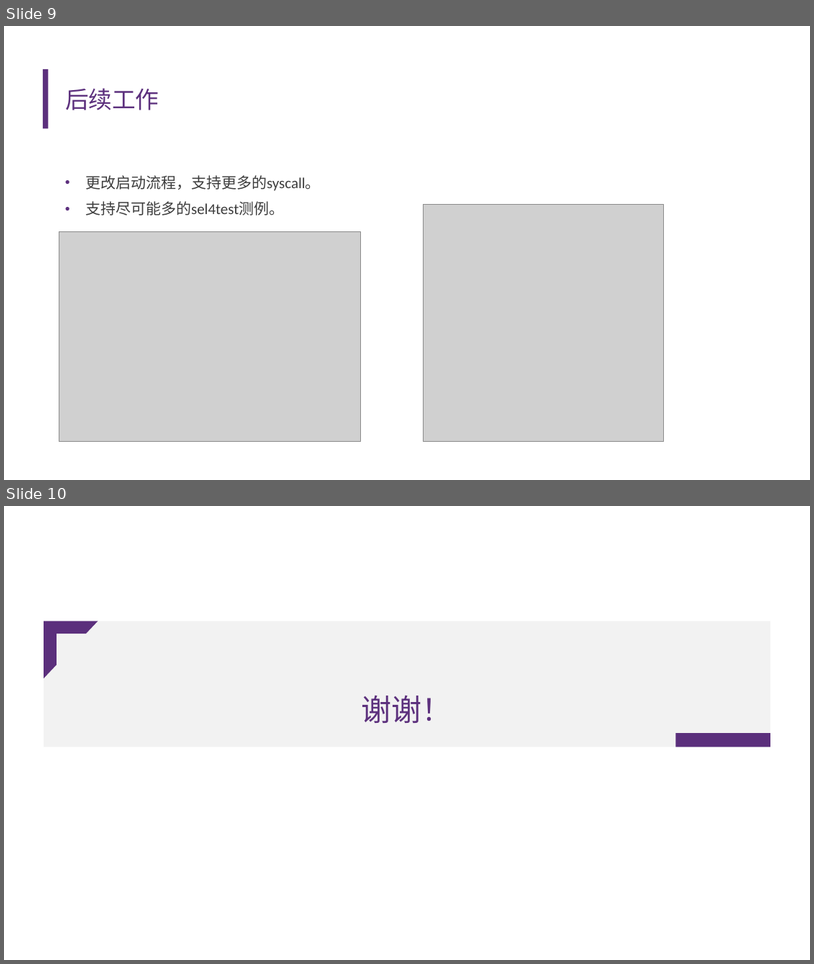
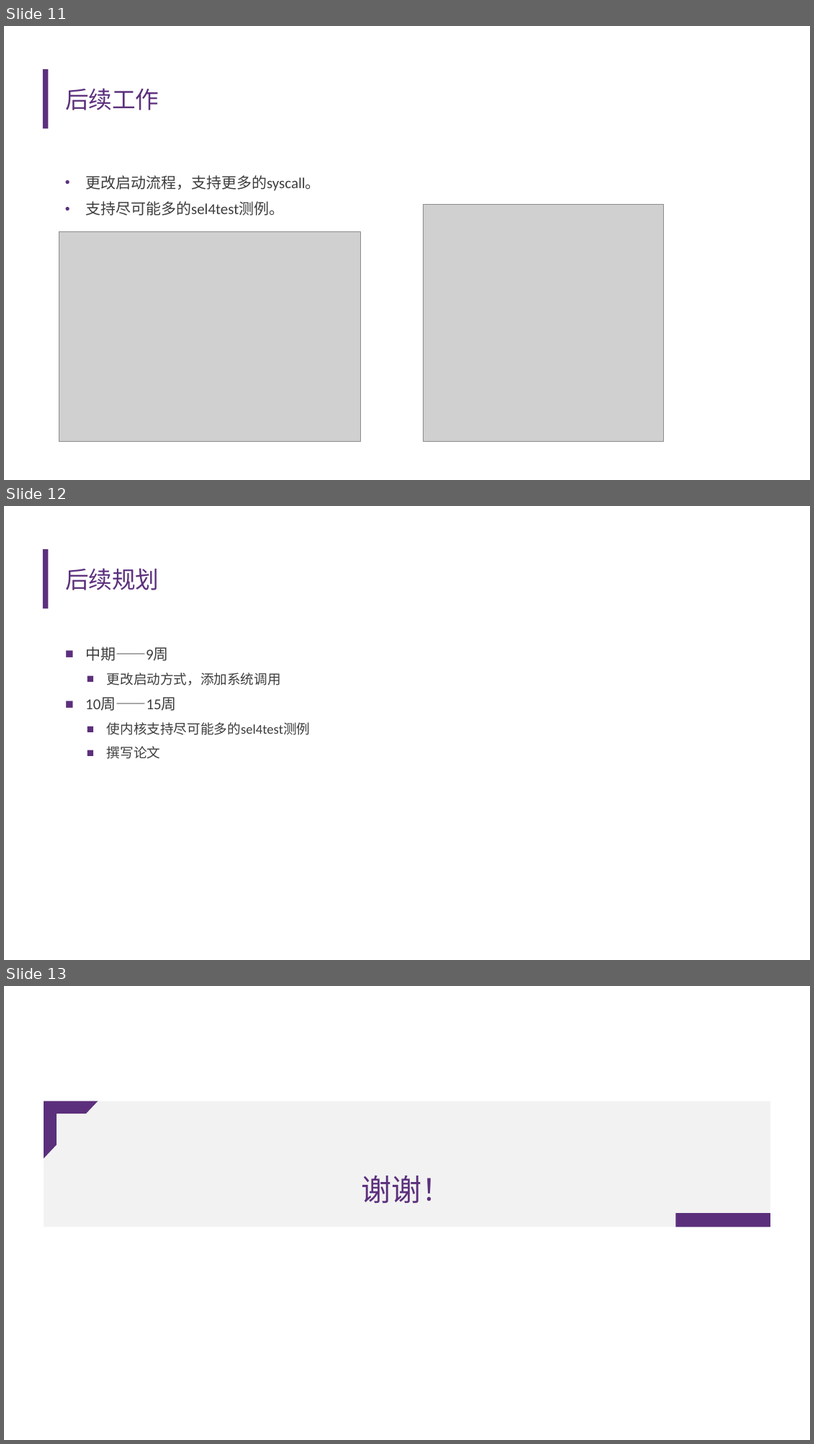
Before and after one commit to llh730/seL4-rust-implement, a slide deck: record/中期答辩——李龙昊.pptx. Shown one above the other, each under a label of ours: slides 9 and 10 before the commit, slides 11, 12 and 13 after it. The pictures are 814x964 and 814x1444 pixels, drawn with LibreOffice and Linux fonts; fonts in the diff are those of the drawing; grey boxes stand for pictures; background and template pictures are left out. Boxes give left, top, right and bottom in pixels: in the first picture for what was removed or moved away, otherwise in the second. Text is boxed around its words. In the diff, an @@ line names an element or a change of style, - is before the commit and + after.

```diff
--- a/record/中期答辩——李龙昊.pptx
+++ b/record/中期答辩——李龙昊.pptx
@@ slide 12 added at [4,506,810,960], background #FFFFFF; not listed: 1 template element that a slide beside it also shows @@
@@ title added at [65,568,160,590], 28 pt, text #5C307D @@
+后续规划
@@ text added at [85,646,310,759], 16 pt, text #3D3D3D @@
+■ 中期——9周
+  ■ 更改启动方式，添加系统调用
+■ 10周——15周
+  ■ 使内核支持尽可能多的sel4test测例
+  ■ 撰写论文
@@ what was slide 9 is now slide 11 @@
@@ what was slide 10 is now slide 13 @@
```
Also in this commit, not shown: 6 slides changed, 2 other slides added, 3 other files.
